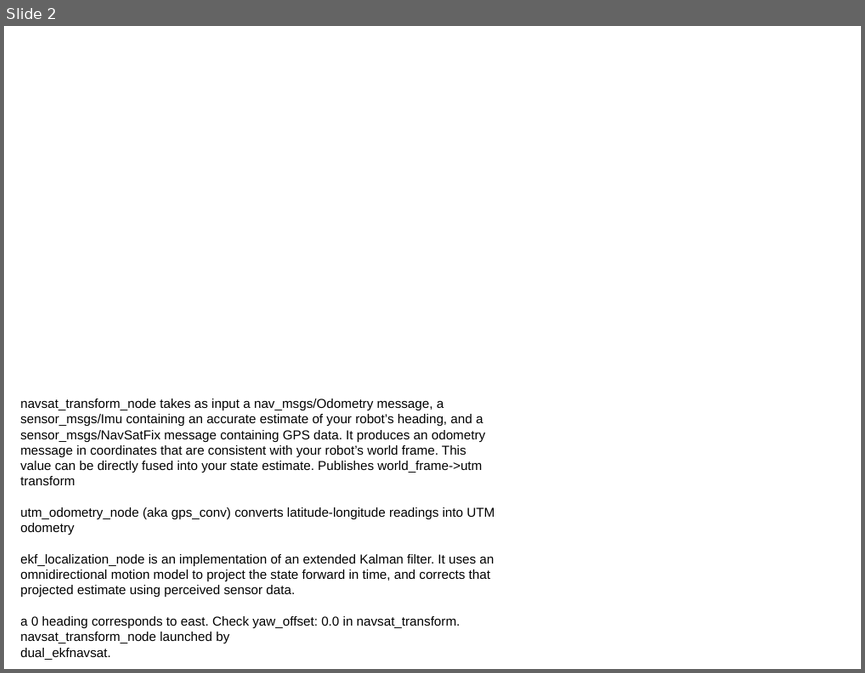
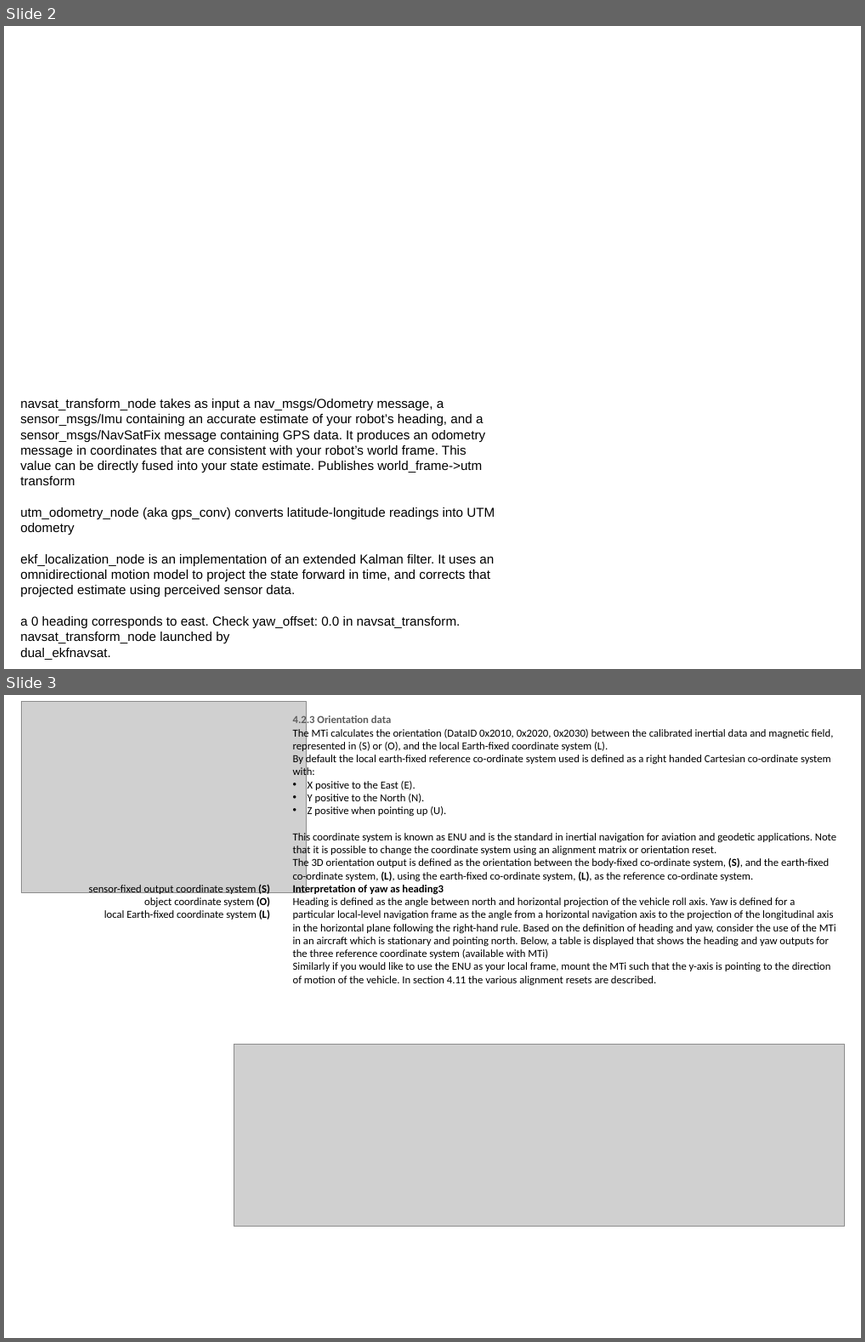
Before and after one commit to westpoint-robotics/iggy, a slide deck: Documentation/Navigation/ROS_Coord_Frames.odp. Shown one above the other, each under a label of ours: slide 2 before the commit, slides 2 and 3 after it. The pictures are 865x673 and 865x1342 pixels, drawn with LibreOffice and Linux fonts; fonts in the diff are those of the drawing; grey boxes stand for pictures; background and template pictures are left out. Boxes give left, top, right and bottom in pixels: in the first picture for what was removed or moved away, otherwise in the second. Text is boxed around its words. In the diff, an @@ line names an element or a change of style, - is before the commit and + after.

```diff
--- a/Documentation/Navigation/ROS_Coord_Frames.odp
+++ b/Documentation/Navigation/ROS_Coord_Frames.odp
@@ slide 3 added at [4,695,861,1338], background #FFFFFF @@
@@ picture added at [22,701,307,892] @@
@@ text added at [293,715,836,985], 10 pt, text #000000 @@
+4.2.3 Orientation data
+The MTi calculates the orientation (DataID 0x2010, 0x2020, 0x2030) between the calibrated inertial data and magnetic field, represented in (S) or (O), and the local Earth-fixed coordinate system (L).
+By default the local earth-fixed reference co-ordinate system used is defined as a right handed Cartesian co-ordinate system with:
+• X positive to the East (E).
+• Y positive to the North (N).
+• Z positive when pointing up (U).
+This coordinate system is known as ENU and is the standard in inertial navigation for aviation and geodetic applications. Note that it is possible to change the coordinate system using an alignment matrix or orientation reset.
+The 3D orientation output is defined as the orientation between the body-fixed co-ordinate system, (S), and the earth-fixed co-ordinate system, (L), using the earth-fixed co-ordinate system, (L), as the reference co-ordinate system.
+Interpretation of yaw as heading3
+Heading is defined as the angle between north and horizontal projection of the vehicle roll axis. Yaw is defined for a particular local-level navigation frame as the angle from a horizontal navigation axis to the projection of the longitudinal axis in the horizontal plane following the right-hand rule. Based on the definition of heading and yaw, consider the use of the MTi in an aircraft which is stationary and pointing north. Below, a table is displayed that shows the heading and yaw outputs for the three reference coordinate system (available with MTi)
+Similarly if you would like to use the ENU as your local frame, mount the MTi such that the y-axis is pointing to the direction of motion of the vehicle. In section 4.11 the various alignment resets are described.
@@ text added at [89,885,270,919], 10 pt, text #000000 @@
+sensor-fixed output coordinate system (S)
+object coordinate system (O)
+local Earth-fixed coordinate system (L)
@@ picture added at [234,1044,845,1226] @@
```
Also in this commit, not shown: 1 other slide added, 6 other files.
